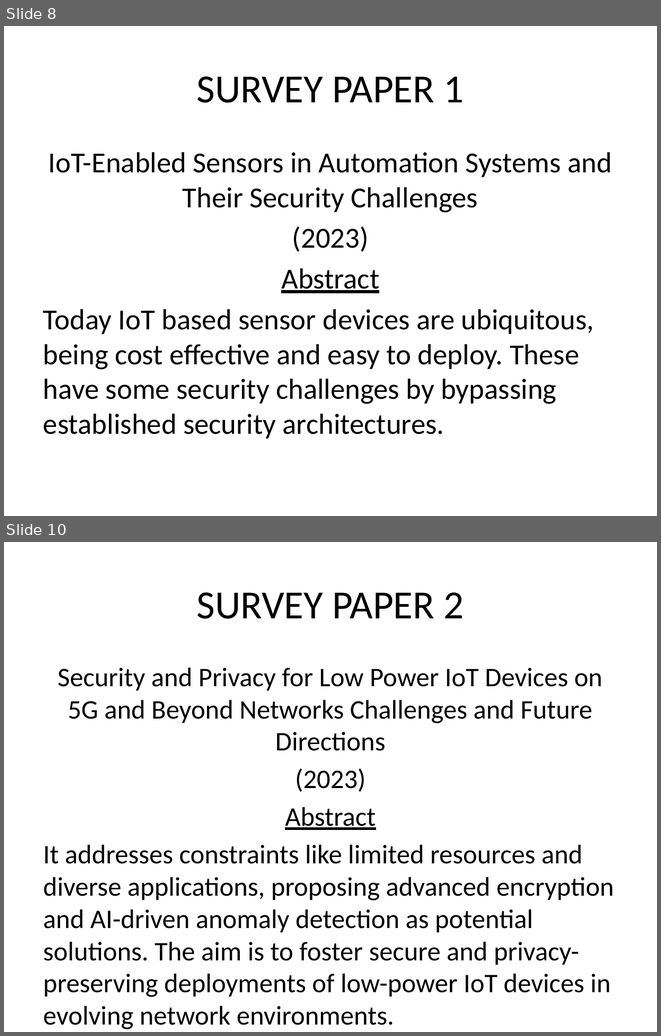
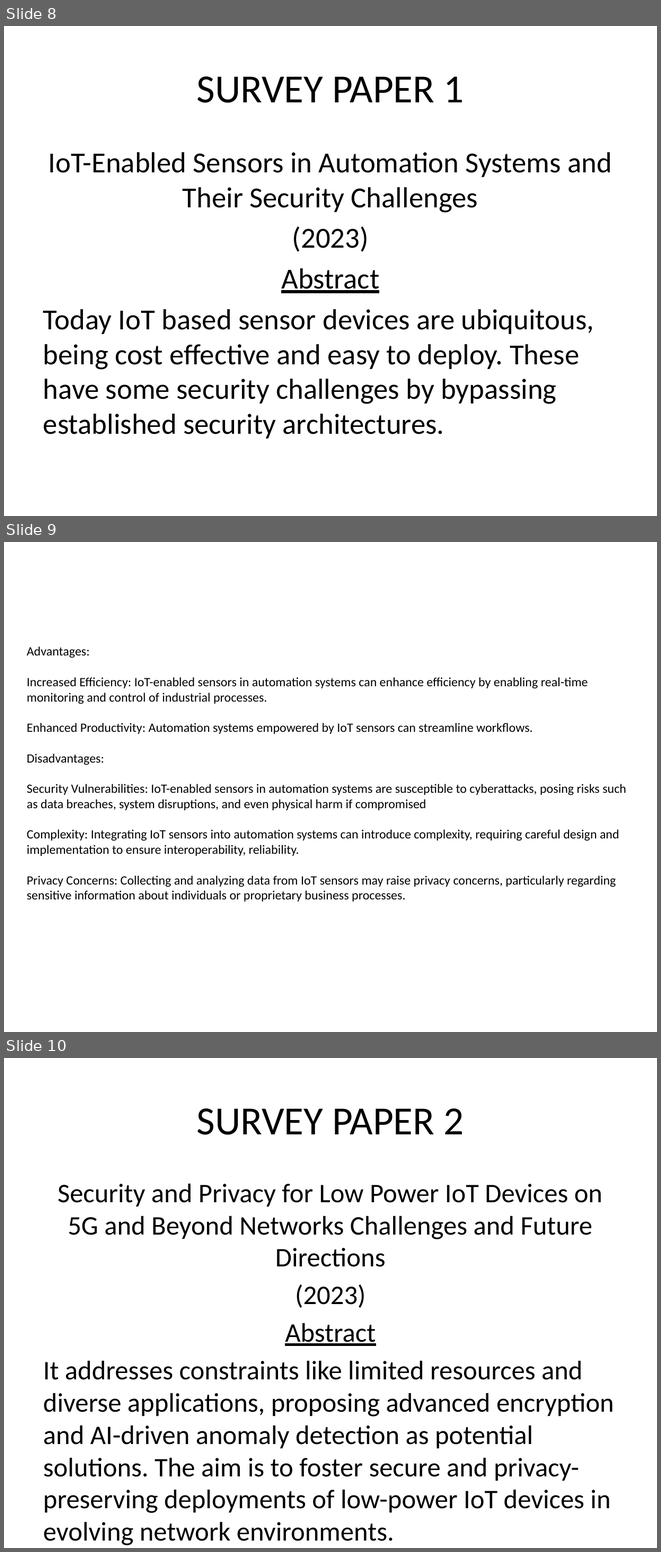
Before and after one commit to Renegadez518/IotSecurityProj, a slide deck: IOTProjreview ppt.pptx. Shown one above the other, each under a label of ours: slides 8 and 10 before the commit, slides 8, 9 and 10 after it; the slides between them are not shown. The pictures are 661x1036 and 661x1552 pixels, drawn with LibreOffice and Linux fonts; fonts in the diff are those of the drawing. Boxes give left, top, right and bottom in pixels: in the first picture for what was removed or moved away, otherwise in the second. Text is boxed around its words. In the diff, an @@ line names an element or a change of style, - is before the commit and + after.

```diff
--- a/IOTProjreview ppt.pptx
+++ b/IOTProjreview ppt.pptx
@@ slide 9 added at (4,542,657,1032), background #FFFFFF @@
@@ text added at (27,646,626,901), 14 pt, text #000000 @@
+Advantages:
+Increased Efficiency: IoT-enabled sensors in automation systems can enhance efficiency by enabling real-time monitoring and control of industrial processes.
+Enhanced Productivity: Automation systems empowered by IoT sensors can streamline workflows.
+Disadvantages:
+Security Vulnerabilities: IoT-enabled sensors in automation systems are susceptible to cyberattacks, posing risks such as data breaches, system disruptions, and even physical harm if compromised
+Complexity: Integrating IoT sensors into automation systems can introduce complexity, requiring careful design and implementation to ensure interoperability, reliability.
+Privacy Concerns: Collecting and analyzing data from IoT sensors may raise privacy concerns, particularly regarding sensitive information about individuals or proprietary business processes.
```
Also in this commit, not shown: 6 other slides added, 1 slide removed.
